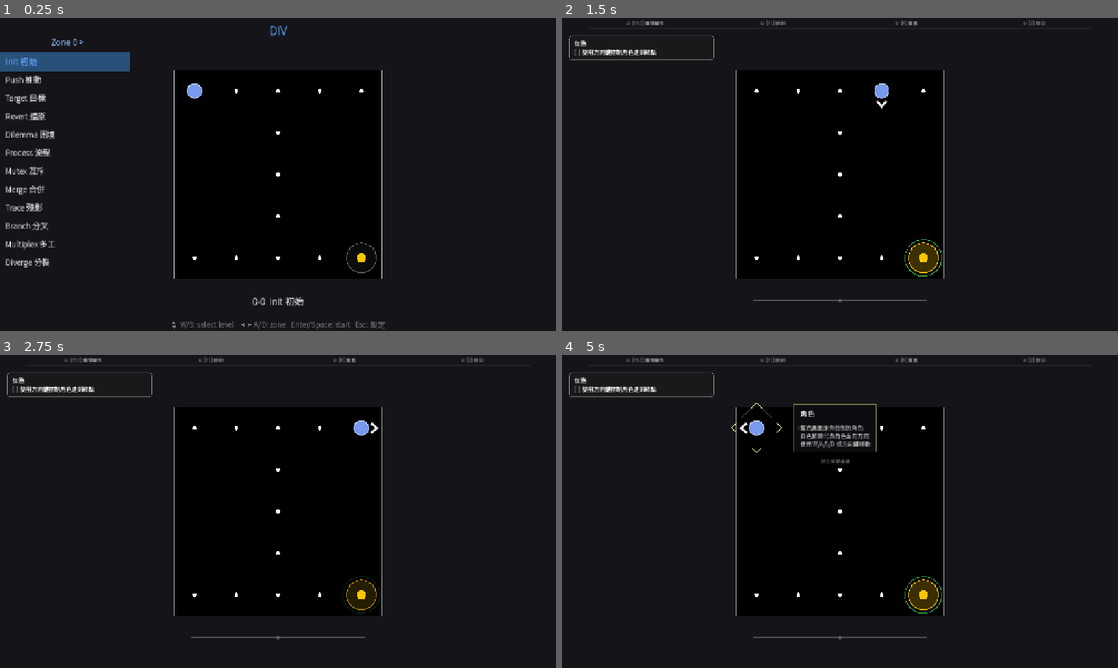
Above: before the commit, frames 1-4 (two rows, left to right).
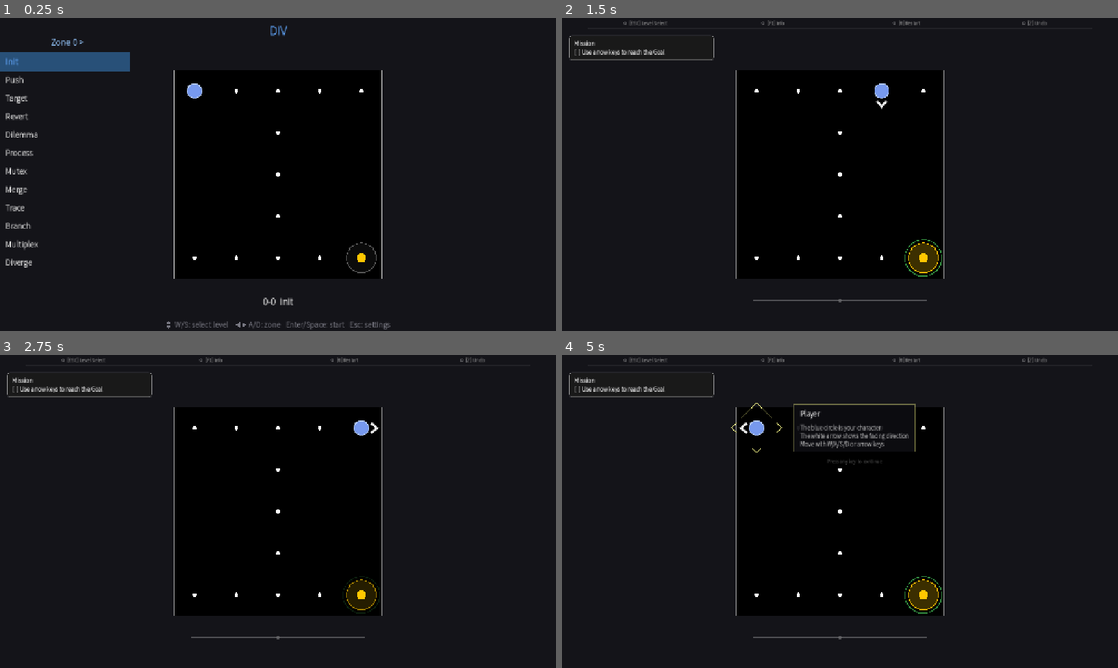
Above: after the commit, the same moments.

Repository: Periodev/DIV
Game: Godot game, scene res://scenes/main.tscn
Two runs of this game, one before a commit and one after it. Both use one fixed random seed, a clock stepped at 60 frames per second and the inputs below.
Inputs:
- Up to frame 1 (0.25 s): no input
- Up to frame 2 (1.5 s): tap Enter at 0.5, 0.6 s; hold D 0.53-1.28 s; tap Space at 0.77, 1.07 s; tap Keypad Enter at 0.8, 1.35 s; hold S from 1.28 s (still down)
- Up to frame 3 (2.75 s): tap Space at 1.52, 1.55, 1.82, 2, 2.1 s; release S at 2.03 s; hold D from 2.03 s (still down); tap Enter at 2.3 s
- Up to frame 4 (5 s): tap Enter at 2.75, 2.85, 4.55 s; release D at 2.78 s; hold W 2.78-3.53 s; tap Space at 3.02, 3.32, 3.5, 3.77, 3.8, 4.07, 4.52, 4.82 s; tap Keypad Enter at 3.05, 3.6 s; hold A from 3.53 s (still down); tap Escape at 4.15 s; tap R at 4.35 s

The runs differ from the first frame. In frame 1, 1.2% of the frame differs, in the area x 3-71%, y 12-100%; in frame 2, 0.4%; in frame 3, 0.4%; in frame 4, 1.3%, in the area x 2-88%, y 0-36%.

Commit message:
Default to English and localize level names

Diff:
--- a/godot/scripts/GameData.gd
+++ b/godot/scripts/GameData.gd
@@ -8,7 +8,7 @@
 const SETTINGS_PATH := "user://settings.json"
 
 var played_ids: Dictionary = {}  # id -> true
-var language: String = "zh"     # "zh" | "en"
+var language: String = "en"     # "zh" | "en"
 
 
 func _ready() -> void:
@@ -40,7 +40,7 @@
 	var parsed = JSON.parse_string(text)
 	if typeof(parsed) != TYPE_DICTIONARY:
 		return
-	var lang: String = str((parsed as Dictionary).get("language", "zh"))
+	var lang: String = str((parsed as Dictionary).get("language", "en"))
 	if lang == "zh" or lang == "en":
 		language = lang
 
@@ -101,6 +101,21 @@
 	return level.get(key, []) as Array
 
 
+func level_name(level: Dictionary) -> String:
+	if language == "en":
+		if level.has("name_en"):
+			return str(level["name_en"])
+	return _extract_cjk_name(str(level.get("name", "")))
+
+
+func _extract_cjk_name(raw_name: String) -> String:
+	for i in raw_name.length():
+		var ch := raw_name.unicode_at(i)
+		if (ch >= 0x4E00 and ch <= 0x9FFF) or (ch >= 0x3400 and ch <= 0x4DBF):
+			return raw_name.substr(i).strip_edges()
+	return raw_name
+
+
 func mark_level_played(level_id: String) -> void:
 	if level_id == "":
 		return
--- a/godot/scripts/LevelSelect.gd
+++ b/godot/scripts/LevelSelect.gd
@@ -125,7 +125,7 @@
 			_draw_text_td(Loc.t("ls_done"), x, item_cy, DONE_C, 15, HORIZONTAL_ALIGNMENT_LEFT, true)
 			x += 57.0
 
-		var name_text: String = gd.level_text(level, "name") if gd != null else str(level.get("name", "Level %d" % idx))
+		var name_text: String = gd.level_name(level) if gd != null else str(level.get("name", "Level %d" % idx))
 		var name_color: Color = SEL_TEXT_C if selected else TEXT_C
 		var name_size: int = 20 if selected else 18
 		_draw_text_td(name_text, x, item_cy, name_color, name_size, HORIZONTAL_ALIGNMENT_LEFT, true)
@@ -138,7 +138,7 @@
 	var level: Dictionary = levels[current_index] as Dictionary
 	var level_id: String = str(level.get("id", ""))
 	var gd_preview = _get_game_data()
-	var name_text: String = gd_preview.level_text(level, "name") if gd_preview != null else str(level.get("name", ""))
+	var name_text: String = gd_preview.level_name(level) if gd_preview != null else str(level.get("name", ""))
 	var grid_px: int = preview.get_grid_px()
 	if grid_px <= 0:
 		grid_px = PREVIEW_GRID_PX
--- a/godot/scripts/Localization.gd
+++ b/godot/scripts/Localization.gd
@@ -163,7 +163,7 @@
 
 ## Look up a localized string. Safe to call from any context including _draw().
 static func t(key: String) -> String:
-	var lang := "zh"
+	var lang := "en"
 	var ml := Engine.get_main_loop()
 	if ml is SceneTree:
 		var gd = (ml as SceneTree).root.get_node_or_null("GameData")
@@ -171,5 +171,5 @@
 			var l = gd.get("language")
 			if l != null:
 				lang = str(l)
-	var table: Dictionary = STRINGS.get(lang, STRINGS["zh"]) as Dictionary
-	return str(table.get(key, STRINGS["zh"].get(key, key)))
+	var table: Dictionary = STRINGS.get(lang, STRINGS["en"]) as Dictionary
+	return str(table.get(key, STRINGS["en"].get(key, key)))
--- a/godot/scripts/Settings.gd
+++ b/godot/scripts/Settings.gd
@@ -48,7 +48,7 @@
 	},
 }
 
-var selected_lang: String = "zh"
+var selected_lang: String = "en"
 
 
 func _ready() -> void:
